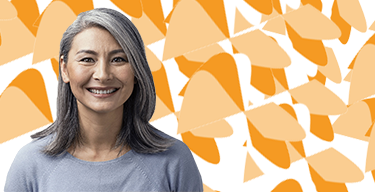
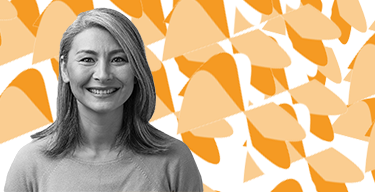
Before/after of a 375×192 layered artwork. What changed in the layer stack:
pixels changed over [4, 8, 204, 192] (layer not identified)
